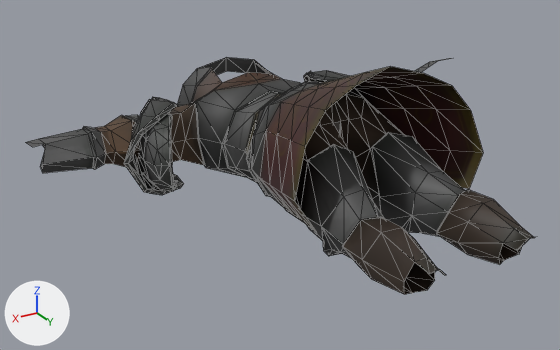
Before and after pictures for a commit that changed the glTF model client/public/models/garments/plate.glb.
Camera for both pictures: a 50 mm lens placed at (1.89, 1.64, 1.41), pointed at (0.18, -1.19, -0.01). The lights are fixed; the arrows at lower left show +X, +Y and +Z. The picture after the commit comes second. Mesh edges are drawn as thin lines. Vertices at exactly the same position are counted once.

In view in the first picture: 'Garment', 'fit_UpperArmL', 'fit_UpperArmR'.
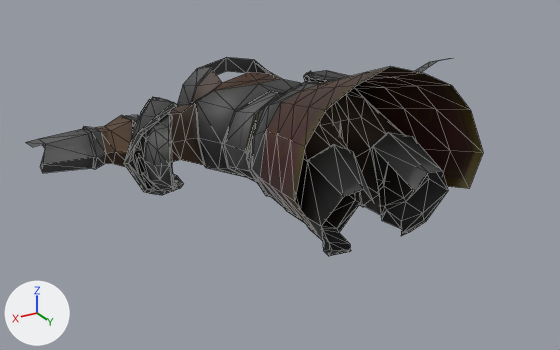
What differs and where, as boxes (x1, y1, x2, y2) in the pictures (560 x 350 px):
'Garment', reshaped (10% narrower, 16% shorter): before (26, 57, 535, 294); after (26, 57, 483, 256)
part 1 of me_garment, deleted: before (321, 147, 535, 294)

Patch to the scene script:
```diff
--- a/client/public/models/garments/plate.glb.py
+++ b/client/public/models/garments/plate.glb.py
@@ me_garment @@
 # used by ob_garment; location = (0.0, 0.0, 0.0)
-me_garment.from_pydata(...)  # 565 vertices, 1066 faces; spans x -1.44..1.16, y -2.08..-0.07, z -0.3..0.61
+me_garment.from_pydata(...)  # 481 vertices, 898 faces; spans x -1.44..1.16, y -2.08..-0.57, z -0.3..0.61
+# me_garment part 1
+# 84 vertices are removed from x -0.34..0.34, y -0.59..-0.07, z -0.14..0.11
+# 168 faces are deleted
 me_garment.materials.append(mat_warrior_texture)
```
